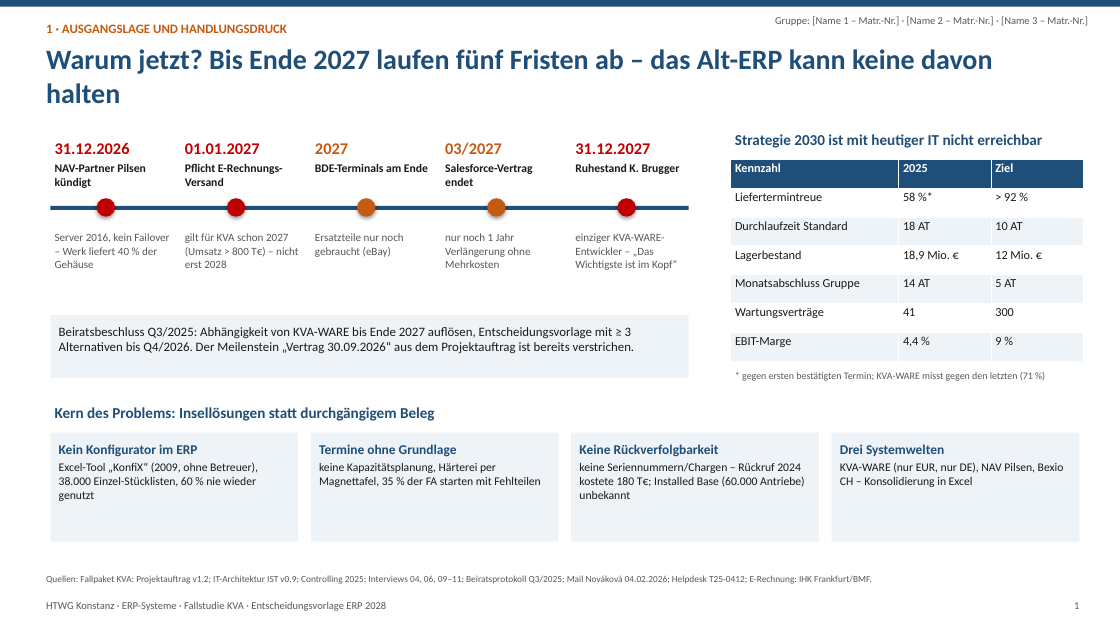
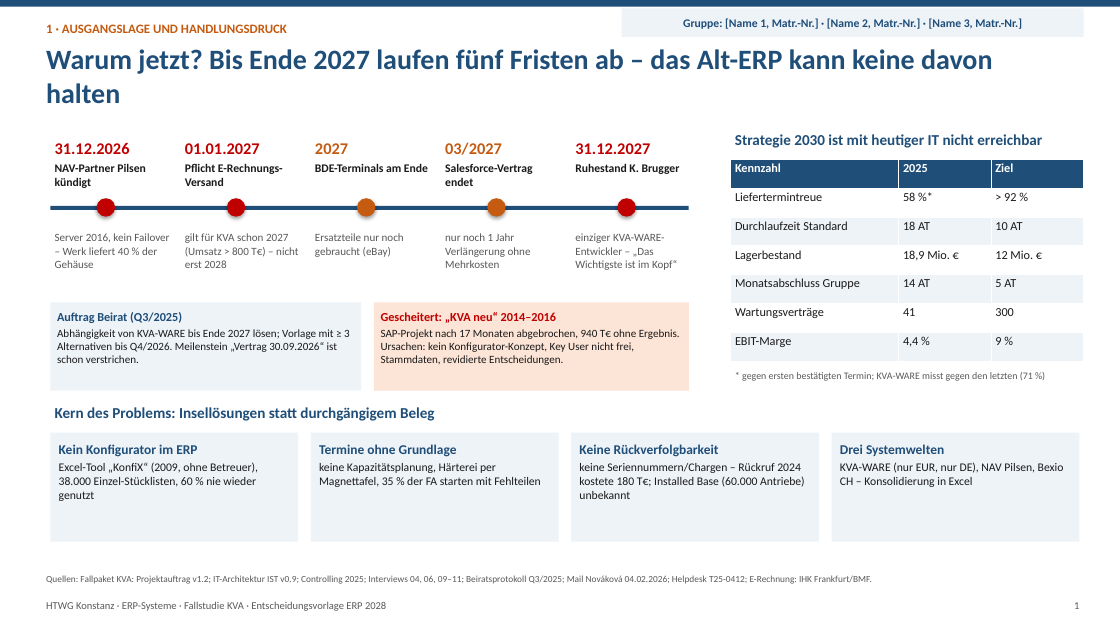
Before and after one commit to Layl10/ERP-Systeme, a slide deck: slide 1 of Abgabe/KVA_ERP2028_Management-Praesentation.pptx. Drawn at 1120x630 pixels with LibreOffice and Linux fonts; fonts in the diff are those of the drawing. Boxes give left, top, right and bottom in pixels: in the first picture for what was removed or moved away, otherwise in the second. Text is boxed around its words. In the diff, an @@ line names an element or a change of style, - is before the commit and + after.

```diff
--- a/Abgabe/KVA_ERP2028_Management-Praesentation.pptx
+++ b/Abgabe/KVA_ERP2028_Management-Praesentation.pptx
@@ rectangle "Gruppe: [Name 1, Matr.-Nr.] · ...": place and size @@
-rectangle "Gruppe: [Name 1, Matr.-Nr.] · ..." at [775, 16, 1088, 26]
+rectangle "Gruppe: [Name 1, Matr.-Nr.] · ..." at [622, 8, 1084, 37]
@@ rectangle "Gruppe: [Name 1, Matr.-Nr.] · ..." at [622, 8, 1084, 37]: vertical alignment top to middle; fill none to #EEF3F8 @@
@@ text in rectangle at [683, 18, 1022, 29]: text changed; size 9 to 10 pt; text colour #595959 to #1F4E79; bold on @@
-Gruppe: [Name 1 – Matr.-Nr.] · [Name 2 – Matr.-Nr.] · [Name 3 – Matr.-Nr.]
+Gruppe: [Name 1, Matr.-Nr.] · [Name 2, Matr.-Nr.] · [Name 3, Matr.-Nr.]
@@ rectangle "Auftrag Beirat (Q3/2025)": place and size @@
-rectangle "Auftrag Beirat (Q3/2025)" at [50, 315, 689, 378]
+rectangle "Auftrag Beirat (Q3/2025)" at [50, 302, 361, 391]
@@ text in rectangle at [57, 312, 350, 363]: text changed; size 11 to 9.5 pt @@
-Beiratsbeschluss Q3/2025: Abhängigkeit von KVA-WARE bis Ende 2027 auflösen, Entscheidungsvorlage mit ≥ 3 Alternativen bis Q4/2026. Der Meilenstein „Vertrag 30.09.2026“ aus dem Projektauftrag ist bereits verstrichen.
+Auftrag Beirat (Q3/2025)
+Abhängigkeit von KVA-WARE bis Ende 2027 lösen; Vorlage mit ≥ 3 Alternativen bis Q4/2026. Meilenstein „Vertrag 30.09.2026“ ist schon verstrichen.
@@ rectangle added at [374, 302, 689, 391], fill #FCE4D6, 9.5 pt, text #1A1A1A @@
+Gescheitert: „KVA neu“ 2014–2016
+SAP-Projekt nach 17 Monaten abgebrochen, 940 T€ ohne Ergebnis. Ursachen: kein Konfigurator-Konzept, Key User nicht frei, Stammdaten, revidierte Entscheidungen.
```
Also in this commit, not shown: 5 other slides changed, 4 slides added, 9 other files.
